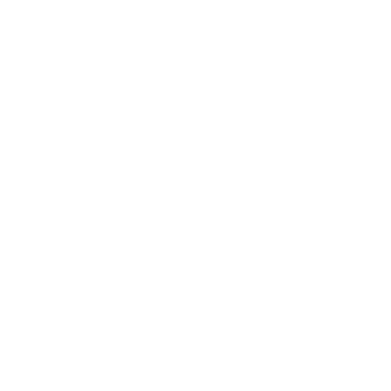
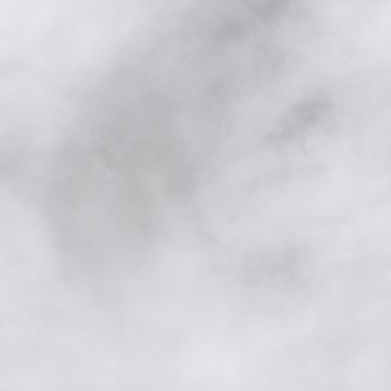
Layered file, before and after one edit (391 x 391). Changes by layer:
added layer "241_chukchi-east_siberian_sea_100km_20200330.aqua.truecolor.250m" above "Background" over [0, 0, 391, 391]
